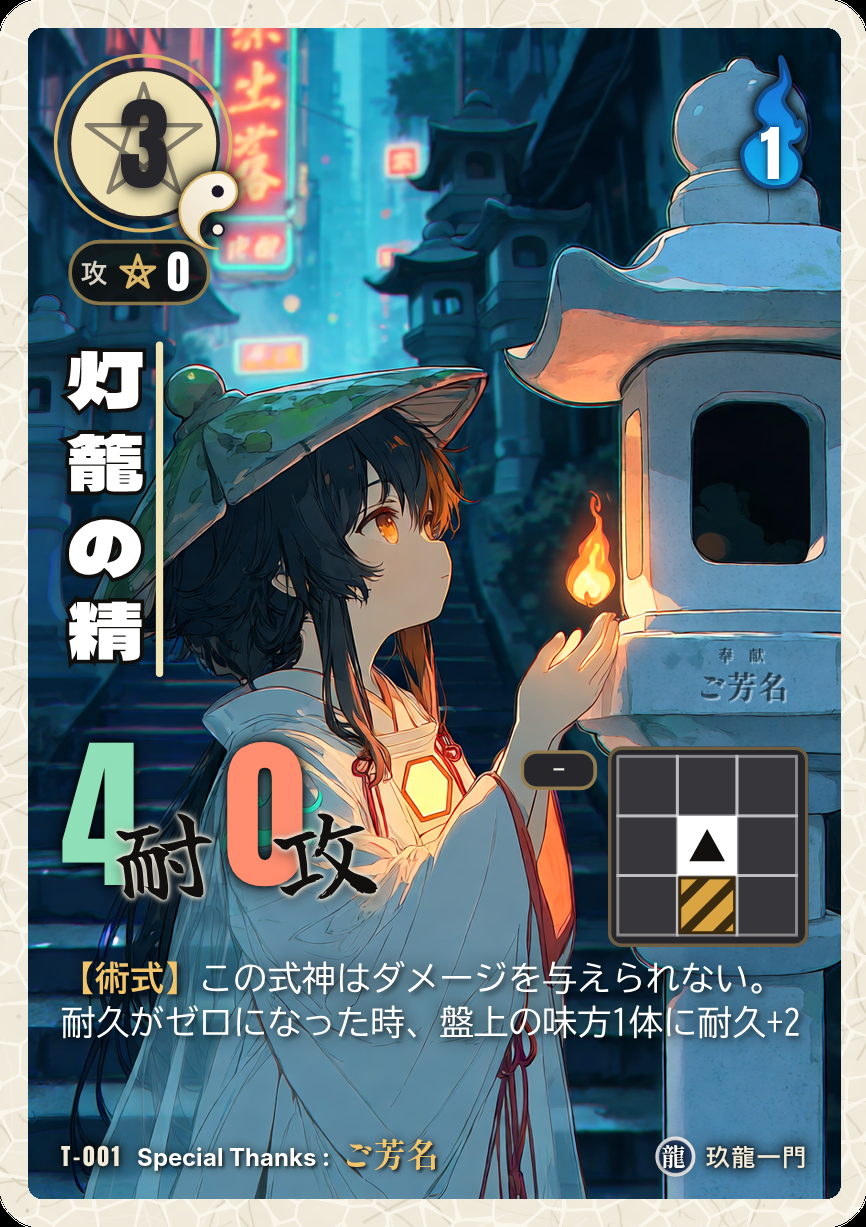
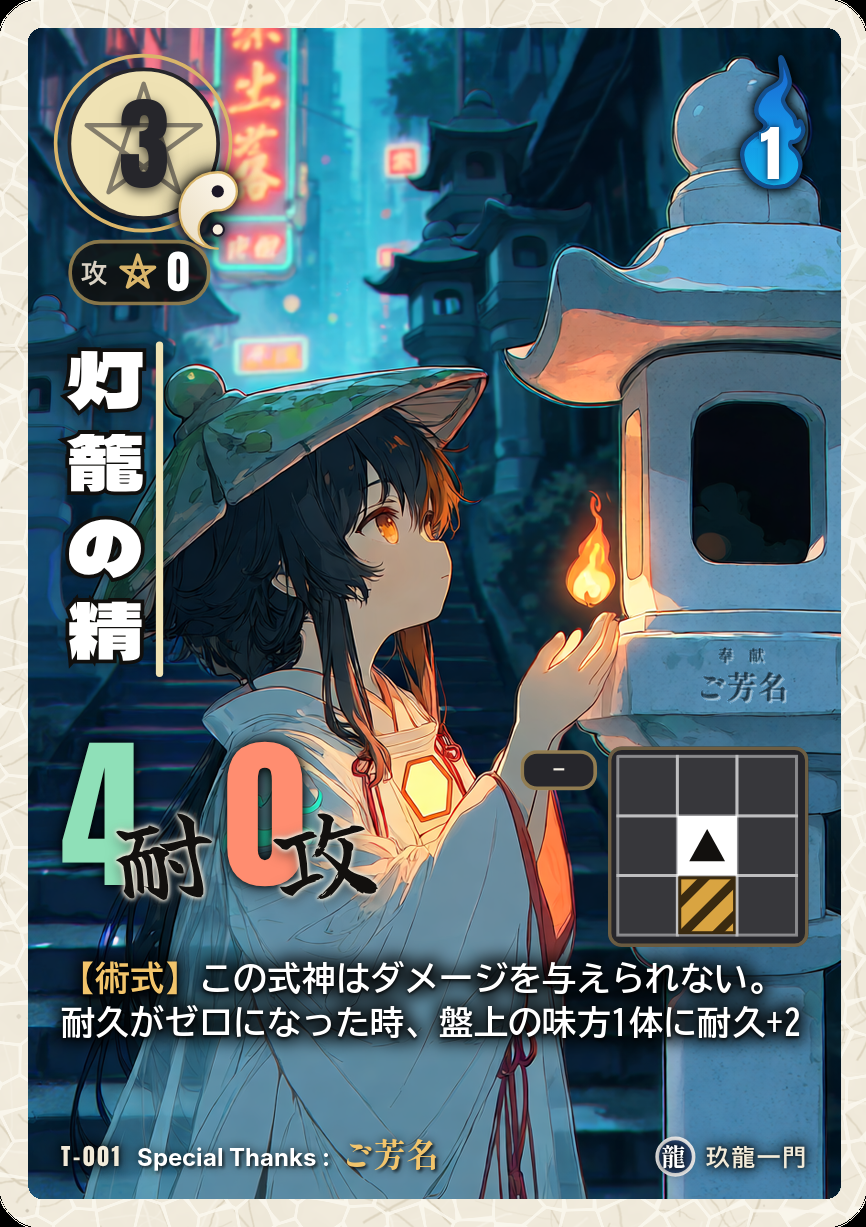
Revision of a layered (866, 1227) image; what changed, layer by layer:
removed layer "11_効果文_白文字と影" over [43, 942, 817, 1057]
added layer "11c_効果文_白文字_太字(影なし)" above "11b_効果文の影_内側(下に少し・黒95%)" over [61, 961, 800, 1038]
added layer "11b_効果文の影_内側(下に少し・黒95%)" (95%) above "11a_効果文の影_外側(広め・黒85%)" over [57, 958, 804, 1044]
added layer "11a_効果文の影_外側(広め・黒85%)" (85%) above "10_間合" over [42, 939, 819, 1059]
